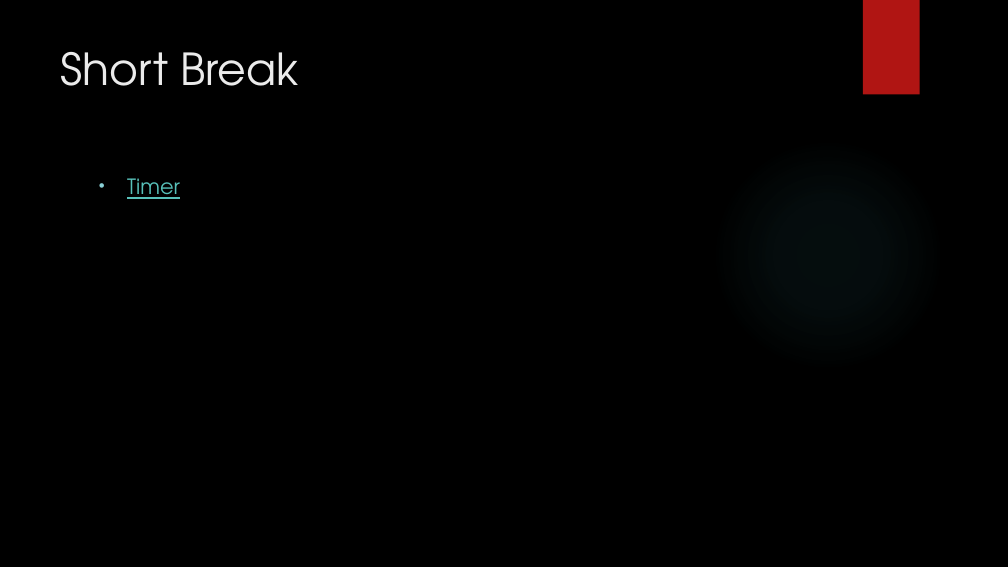
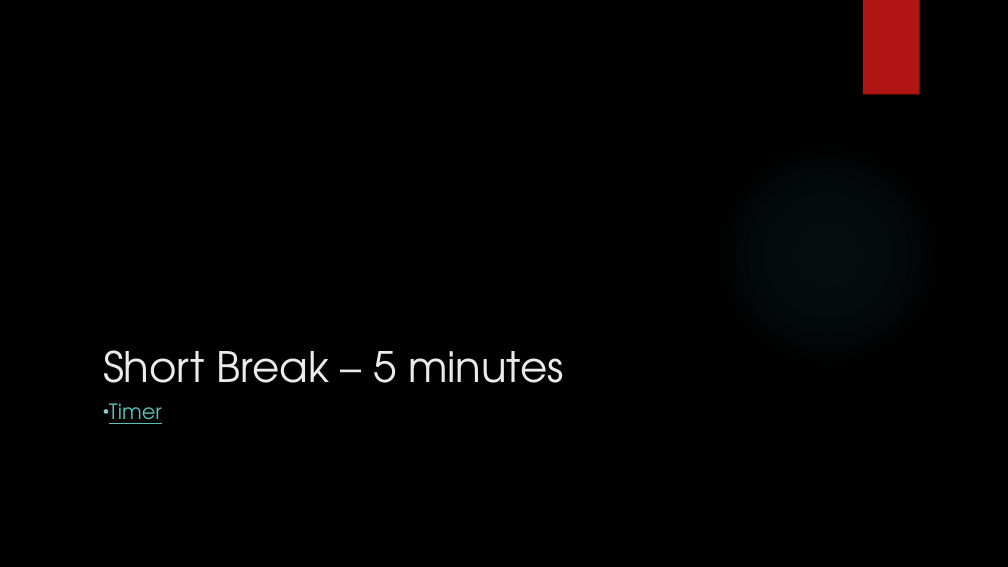
Before and after one commit to LaunchCoderGirlSTL/Data-Science-Assignments, a slide deck: slide 4 of course_material/week_01/01_Presentation.pptx. Drawn at 1008x567 pixels with LibreOffice and Linux fonts; fonts in the diff are those of the drawing; background and template pictures are left out. Boxes give left, top, right and bottom in pixels: in the first picture for what was removed or moved away, otherwise in the second. Text is boxed around its words. In the diff, an @@ line names an element or a change of style, - is before the commit and + after.

```diff
--- a/course_material/week_01/01_Presentation.pptx
+++ b/course_material/week_01/01_Presentation.pptx
@@ title "Short Break – 5 minutes" at (103,350,564,383): vertical alignment top to bottom @@
@@ title at (103,350,564,383): text changed; size 42 to 40 pt @@
-Short Break
+Short Break – 5 minutes
@@ text "Timer": place and size @@
-text "Timer" at (127,178,180,199)
+text "Timer" at (109,403,162,424)
@@ text "Timer" at (109,403,162,424): indent changed @@
```
Also in this commit, not shown: 4 other slides changed, 1 slide added, 1 other file.
